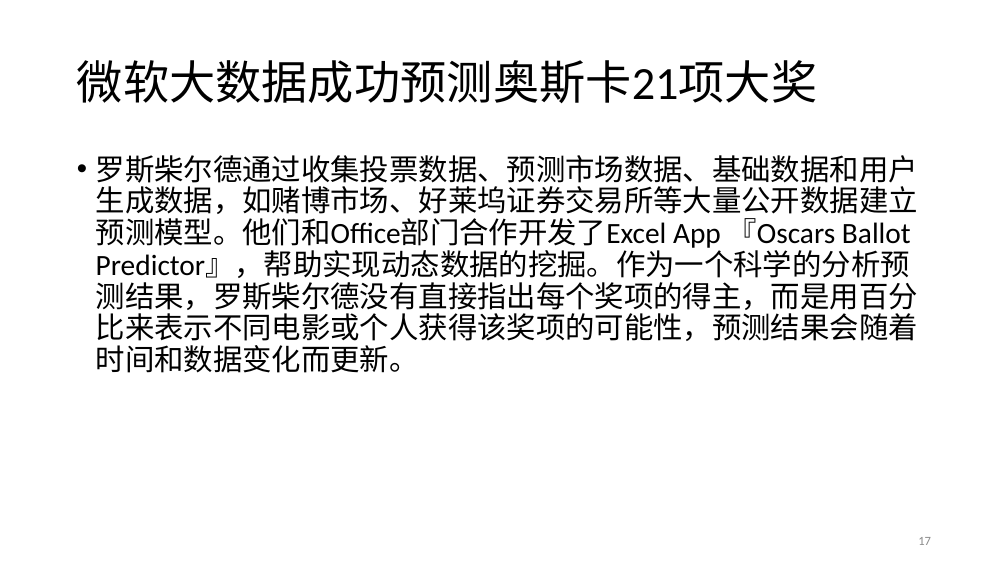
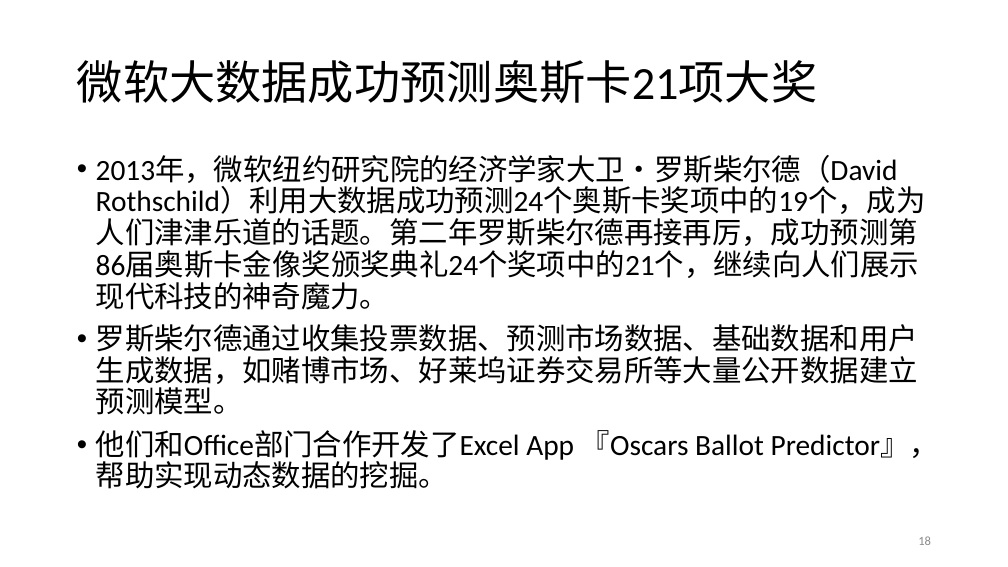
Before and after one commit to prm10/paper, a slide deck: slide 18 of presentation/big data.pptx (slide 17 before the commit). Drawn at 1008x567 pixels with LibreOffice and Linux fonts; fonts in the diff are those of the drawing. Boxes give left, top, right and bottom in pixels: in the first picture for what was removed or moved away, otherwise in the second. Text is boxed around its words. In the diff, an @@ line names an element or a change of style, - is before the commit and + after.

```diff
--- a/presentation/big data.pptx
+++ b/presentation/big data.pptx
@@ text at <box>96,155,939,489</box>: text changed @@
-• 罗斯柴尔德通过收集投票数据、预测市场数据、基础数据和用户生成数据，如赌博市场、好莱坞证券交易所等大量公开数据建立预测模型。他们和Office部门合作开发了Excel App 『Oscars Ballot Predictor』，帮助实现动态数据的挖掘。作为一个科学的分析预测结果，罗斯柴尔德没有直接指出每个奖项的得主，而是用百分比来表示不同电影或个人获得该奖项的可能性，预测结果会随着时间和数据变化而更新。
+• 2013年，微软纽约研究院的经济学家大卫•罗斯柴尔德（David Rothschild）利用大数据成功预测24个奥斯卡奖项中的19个，成为人们津津乐道的话题。第二年罗斯柴尔德再接再厉，成功预测第86届奥斯卡金像奖颁奖典礼24个奖项中的21个，继续向人们展示现代科技的神奇魔力。
+• 罗斯柴尔德通过收集投票数据、预测市场数据、基础数据和用户生成数据，如赌博市场、好莱坞证券交易所等大量公开数据建立预测模型。
+• 他们和Office部门合作开发了Excel App 『Oscars Ballot Predictor』，帮助实现动态数据的挖掘。
@@ page number at <box>918,536,931,545</box>: text changed @@
-17
+18
```
Also in this commit, not shown: 7 other slides changed, 1 slide added, 4 other files.
